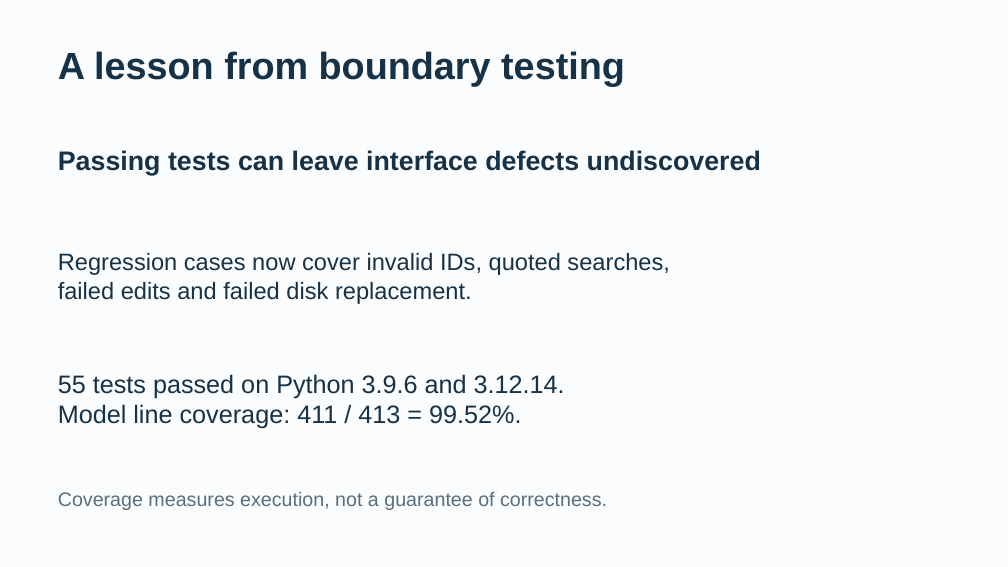
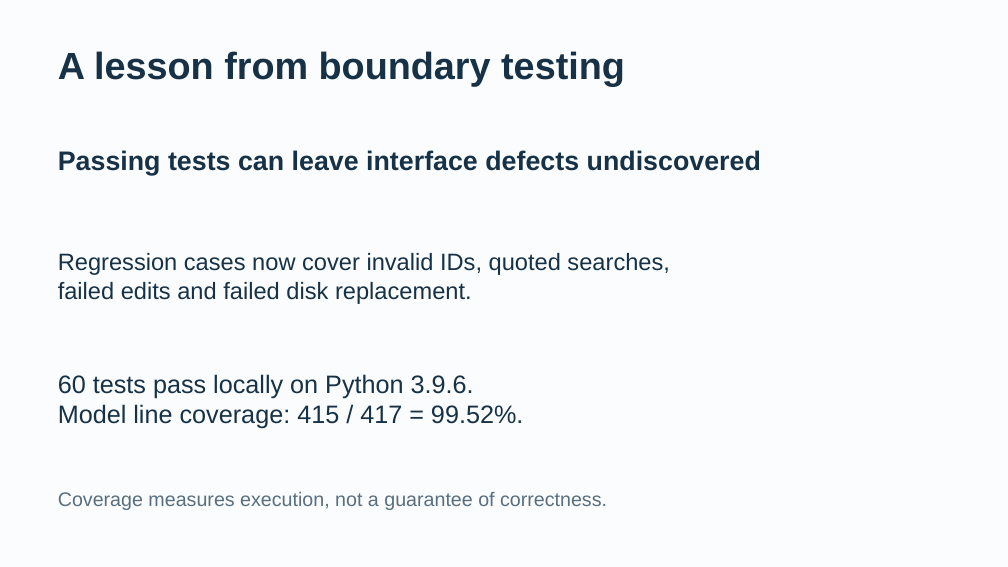
Before and after one commit to G0aT-Shen/3211_group_project, a slide deck: slide 6 of output/presentation/PIM_presentation.pptx. Drawn at 1008x567 pixels with LibreOffice and Linux fonts; fonts in the diff are those of the drawing. Boxes give left, top, right and bottom in pixels: in the first picture for what was removed or moved away, otherwise in the second. Text is boxed around its words. In the diff, an @@ line names an element or a change of style, - is before the commit and + after.

```diff
--- a/output/presentation/PIM_presentation.pptx
+++ b/output/presentation/PIM_presentation.pptx
@@ text at <box>58,374,523,429</box>: text changed @@
-55 tests passed on Python 3.9.6 and 3.12.14.
-Model line coverage: 411 / 413 = 99.52%.
+60 tests pass locally on Python 3.9.6.
+Model line coverage: 415 / 417 = 99.52%.
```
Also in this commit, not shown: 1 other slide changed, 27 other files.
